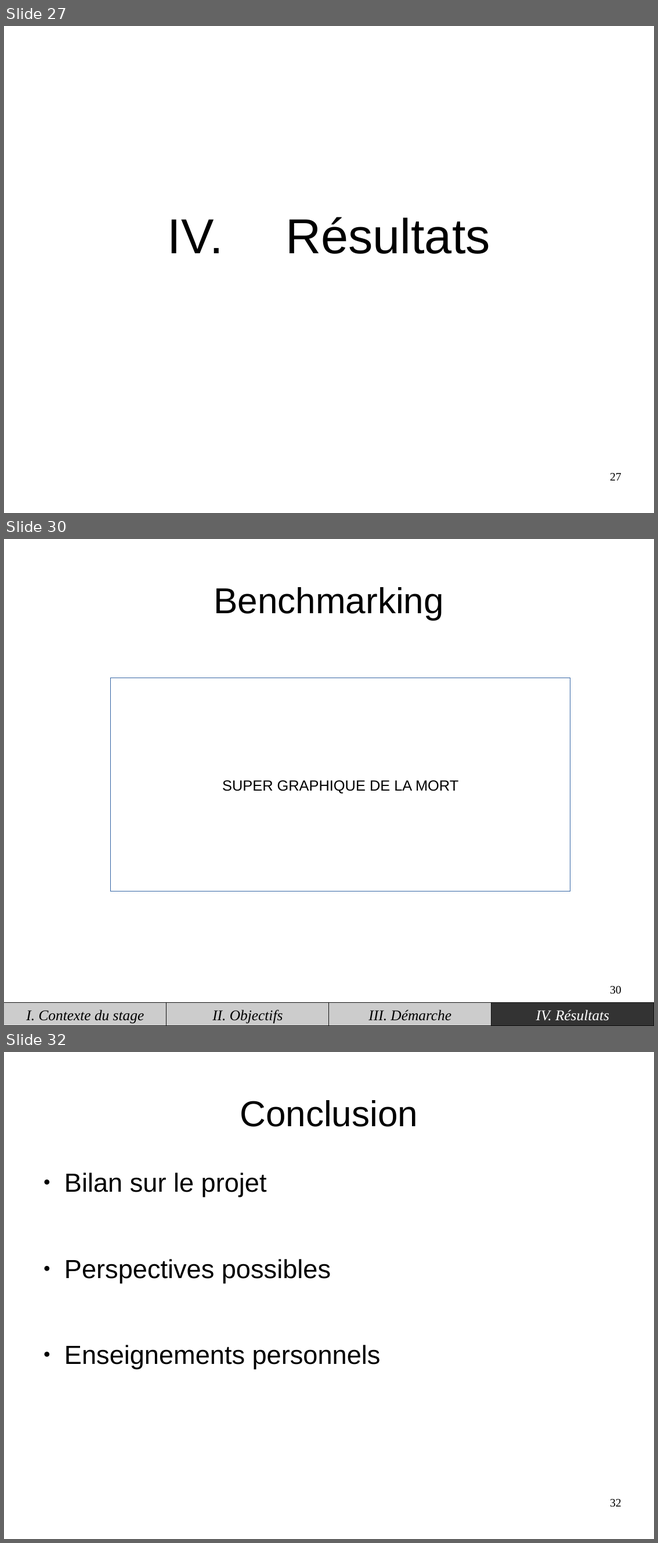
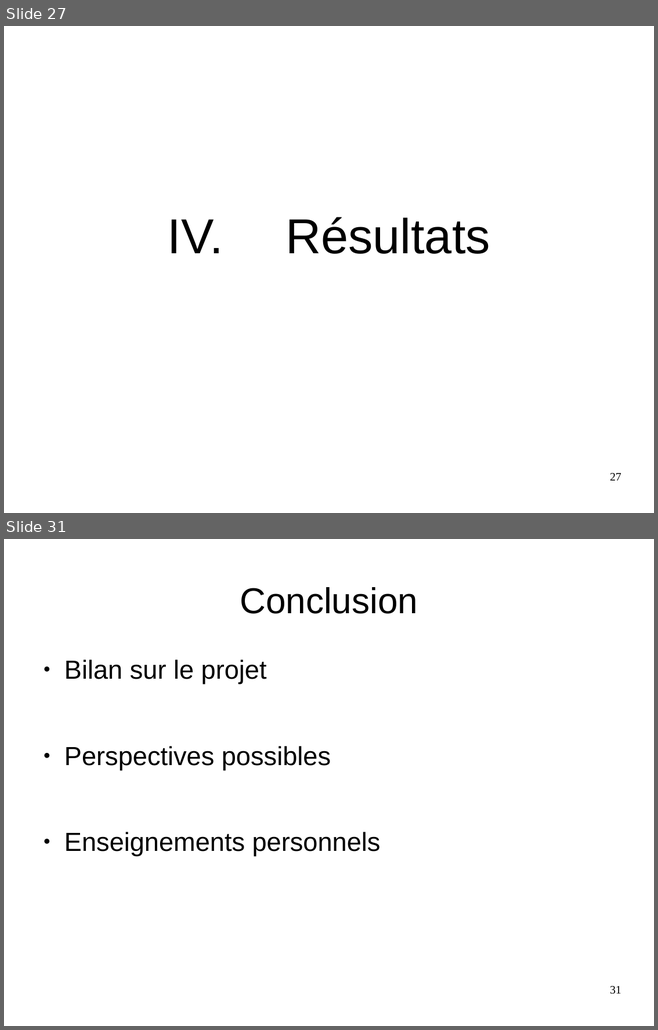
Before and after one commit to piatf/Report-2016-interniship-BioMedIA, a slide deck: presentation.odp. Shown one above the other, each under a label of ours: slides 27, 30 and 32 before the commit, slides 27 and 31 after it; the slides between them are not shown. The pictures are 658x1543 and 658x1030 pixels, drawn with LibreOffice and Linux fonts; fonts in the diff are those of the drawing. Boxes give left, top, right and bottom in pixels: in the first picture for what was removed or moved away, otherwise in the second. Text is boxed around its words. In the diff, an @@ line names an element or a change of style, - is before the commit and + after.

```diff
--- a/presentation.odp
+++ b/presentation.odp
@@ slide 30 removed at (4,539,654,1026), background #FFFFFF @@
@@ title removed at (213,587,444,620) @@
-Benchmarking
@@ rectangle removed at (111,678,571,892) @@
-SUPER GRAPHIQUE DE LA MORT
@@ page number removed at (610,986,621,994) @@
-30
@@ group removed at (4,1003,654,1026): 4 rectangles @@
-I. Contexte du stage
-II. Objectifs
-III. Démarche
-IV. Résultats
@@ what was slide 32 is now slide 31 @@
@@ page number at (610,986,621,994): text changed @@
-32
+31
```
Also in this commit, not shown: 3 slides changed.
